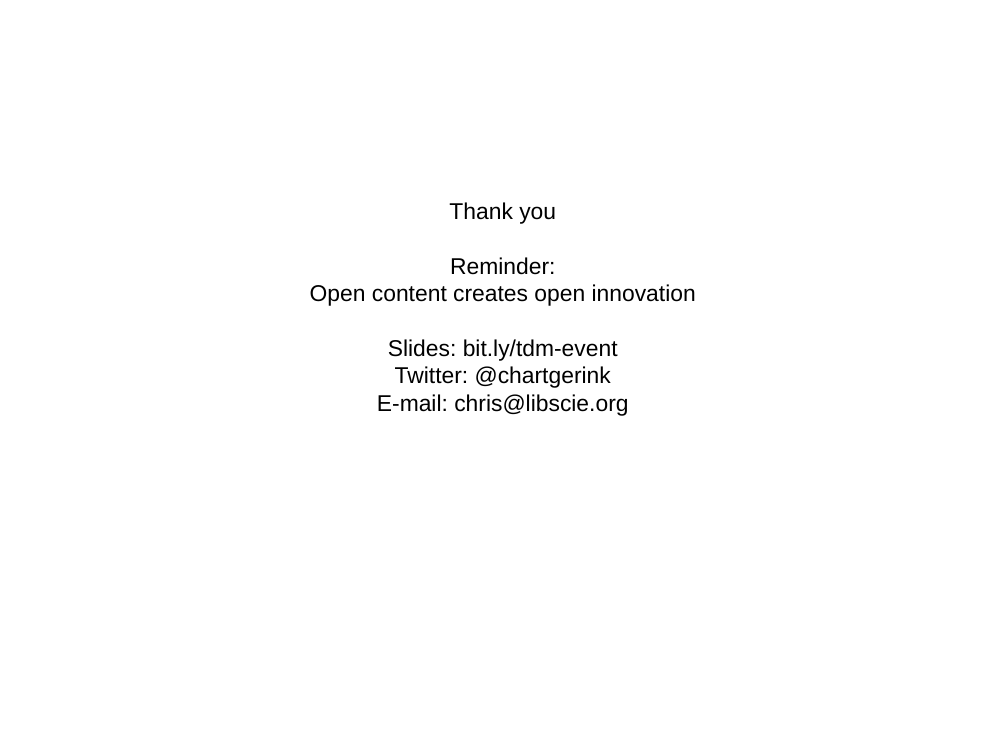
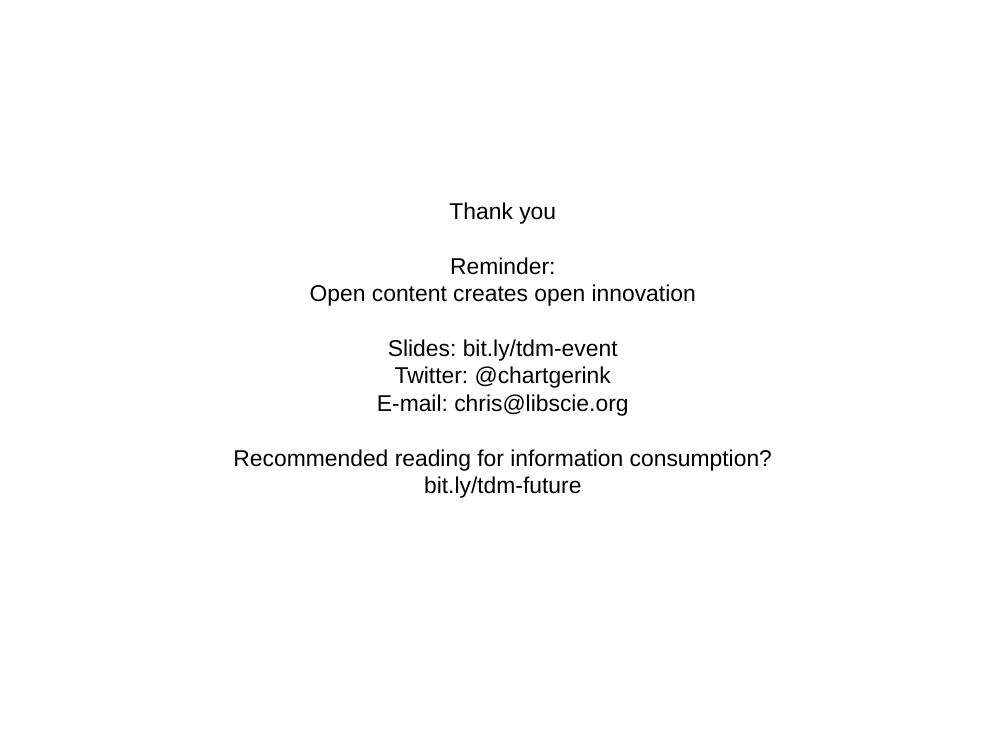
Before and after one commit to chartgerink/talks, a slide deck: slide 40 of 2016_2017/20170621tdm-ep/presentation.odp (slide 38 before the commit). Drawn at 1008x756 pixels with LibreOffice and Linux fonts; fonts in the diff are those of the drawing. Boxes give left, top, right and bottom in pixels: in the first picture for what was removed or moved away, otherwise in the second. Text is boxed around its words. In the diff, an @@ line names an element or a change of style, - is before the commit and + after.

```diff
--- a/2016_2017/20170621tdm-ep/presentation.odp
+++ b/2016_2017/20170621tdm-ep/presentation.odp
@@ text at (233, 449, 772, 498): paragraphs added @@
+Recommended reading for information consumption?
+bit.ly/tdm-future
```
Also in this commit, not shown: 2 slides added, 1 other file.
